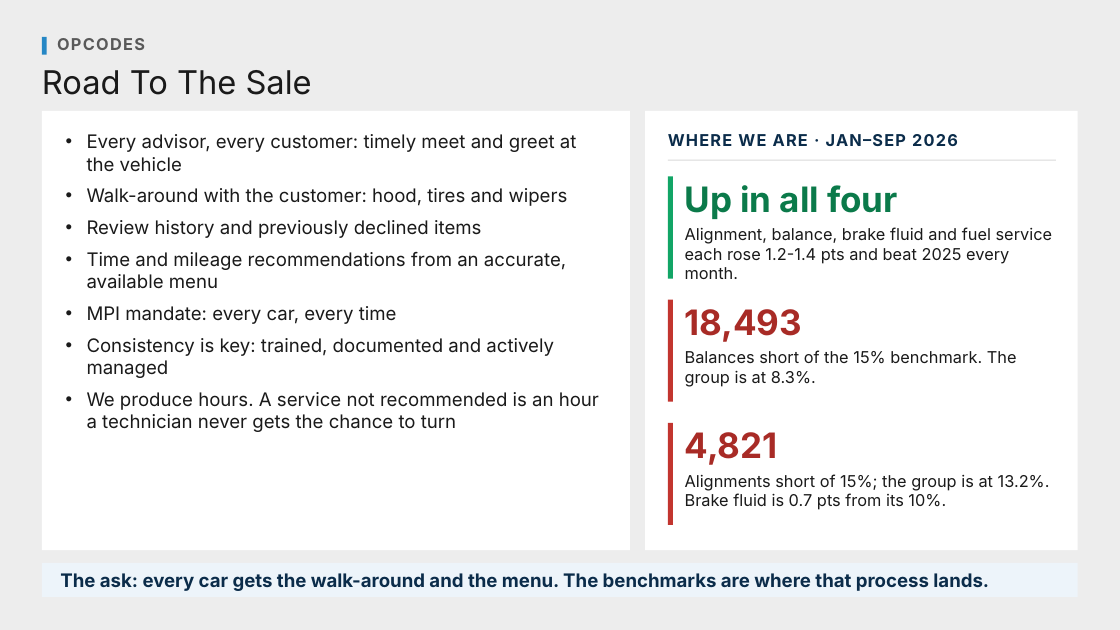
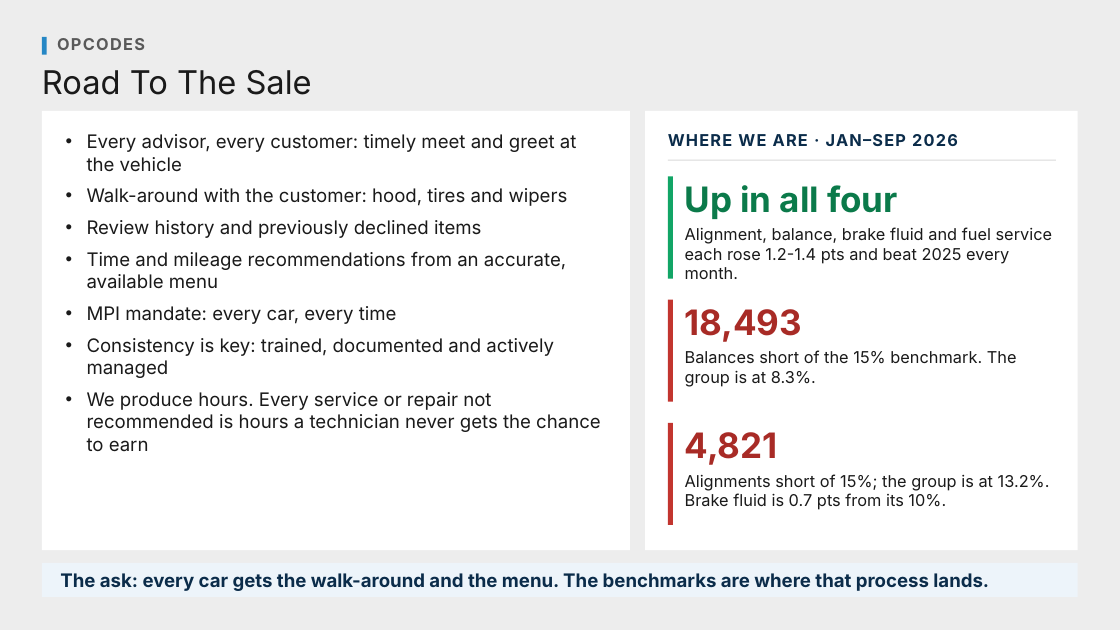
Before and after one commit to Ndresner/Noah, a slide deck: slide 9 of day2-deck/decks/Talking Points - Day 2.pptx. Drawn at 1120x630 pixels with LibreOffice and Linux fonts; fonts in the diff are those of the drawing. Boxes give left, top, right and bottom in pixels: in the first picture for what was removed or moved away, otherwise in the second. Text is boxed around its words. In the diff, an @@ line names an element or a change of style, - is before the commit and + after.

```diff
--- a/day2-deck/decks/Talking Points - Day 2.pptx
+++ b/day2-deck/decks/Talking Points - Day 2.pptx
@@ text at [87, 392, 601, 452]: text changed @@
-• We produce hours. A service not recommended is an hour a technician never gets the chance to turn
+• We produce hours. Every service or repair not recommended is hours a technician never gets the chance to earn
```
Also in this commit, not shown: 4 other slides changed, 17 other files.
